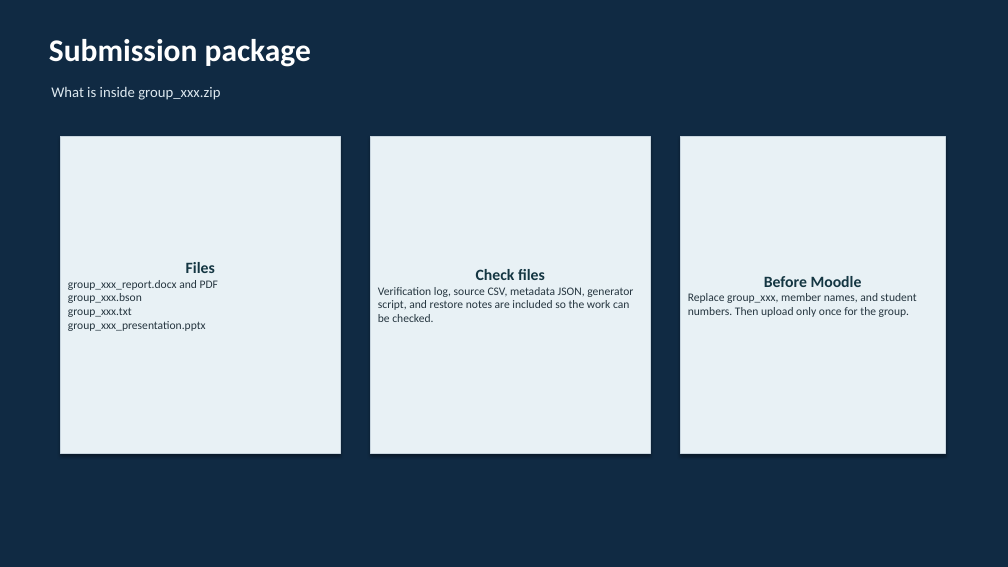
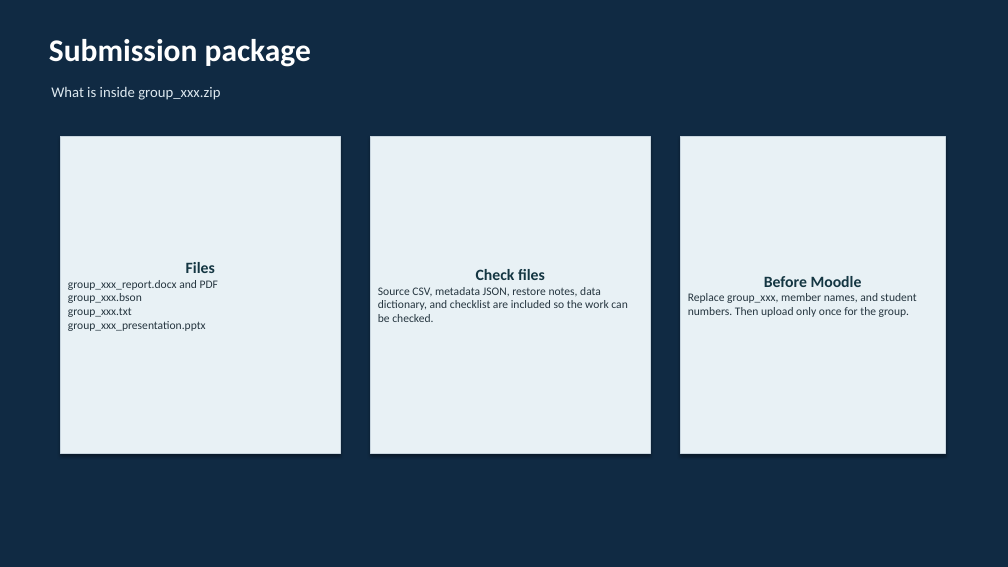
Before and after one commit to Jinstronda/big_data_storage_project, a slide deck: slide 8 of deliverables/group_xxx_presentation.pptx. Drawn at 1008x567 pixels with LibreOffice and Linux fonts; fonts in the diff are those of the drawing. Boxes give left, top, right and bottom in pixels: in the first picture for what was removed or moved away, otherwise in the second. Text is boxed around its words. In the diff, an @@ line names an element or a change of style, - is before the commit and + after.

```diff
--- a/deliverables/group_xxx_presentation.pptx
+++ b/deliverables/group_xxx_presentation.pptx
@@ text in rectangle at <box>378,287,627,322</box>: text changed @@
-Verification log, source CSV, metadata JSON, generator script, and restore notes are included so the work can be checked.
+Source CSV, metadata JSON, restore notes, data dictionary, and checklist are included so the work can be checked.
```
Also in this commit, not shown: 14 other files.
